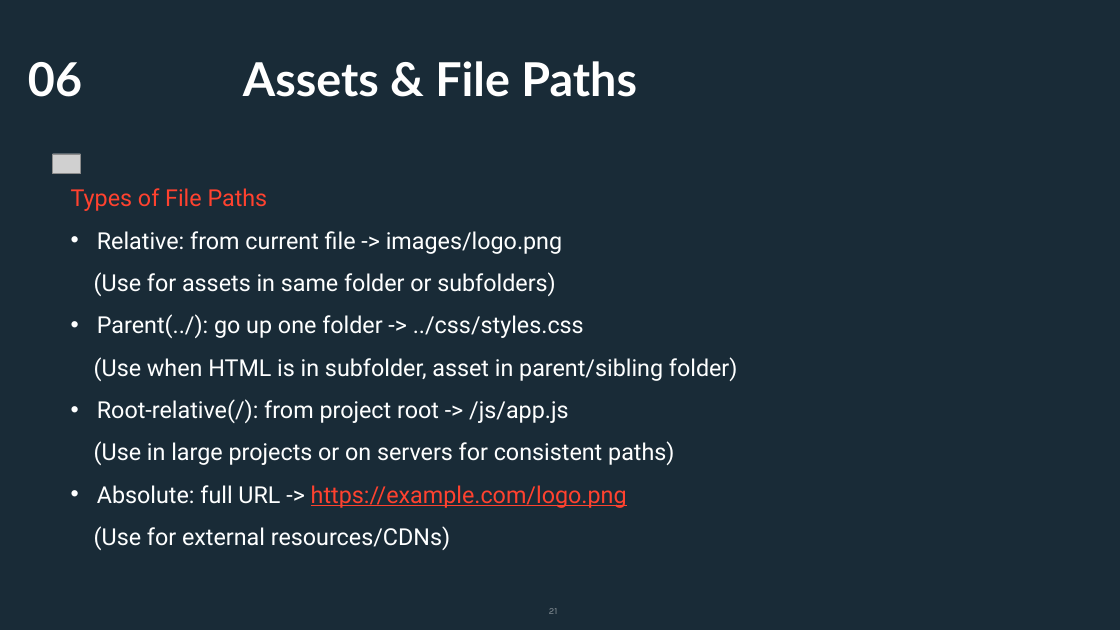
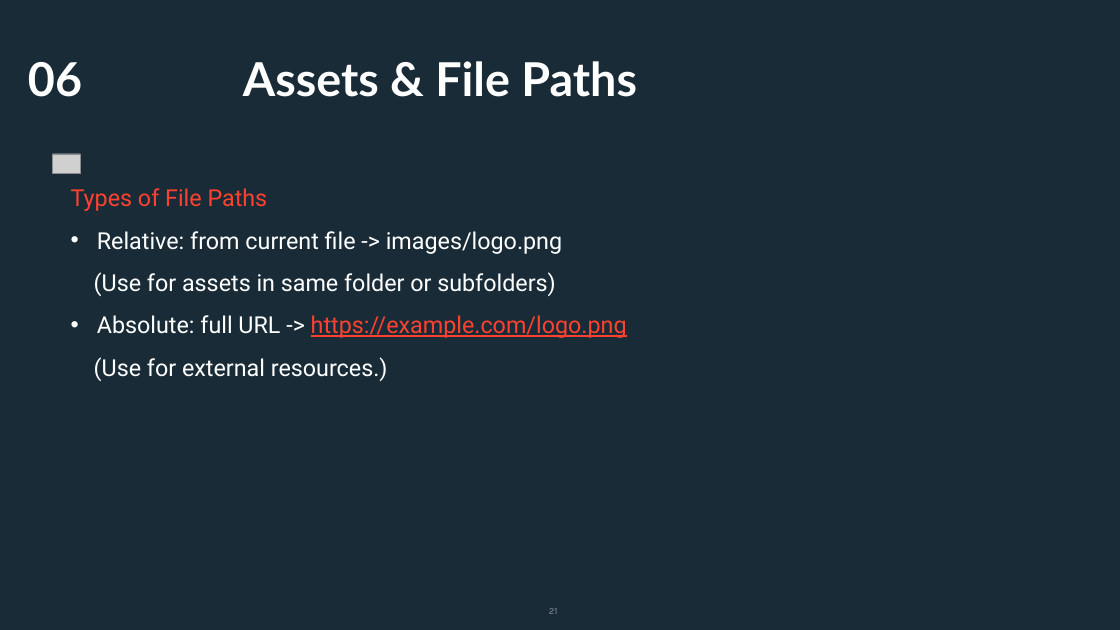
Before and after one commit to mayurpai/GxTraining, a slide deck: slide 21 of 2025/Training Materials/HTML.pptx. Drawn at 1120x630 pixels with LibreOffice and Linux fonts; fonts in the diff are those of the drawing; grey boxes stand for pictures; background and template pictures are left out. Boxes give left, top, right and bottom in pixels: in the first picture for what was removed or moved away, otherwise in the second. Text is boxed around its words. In the diff, an @@ line names an element or a change of style, - is before the commit and + after.

```diff
--- a/2025/Training Materials/HTML.pptx
+++ b/2025/Training Materials/HTML.pptx
@@ text at (x1=94, y1=314, x2=738, y2=465): paragraphs removed @@
-• Parent(../): go up one folder -> ../css/styles.css
-(Use when HTML is in subfolder, asset in parent/sibling folder)
-• Root-relative(/): from project root -> /js/app.js
-(Use in large projects or on servers for consistent paths)
@@ text at (x1=94, y1=357, x2=388, y2=381): text changed @@
-(Use for external resources/CDNs)
+(Use for external resources.)
```
Also in this commit, not shown: 7 other slides changed.
